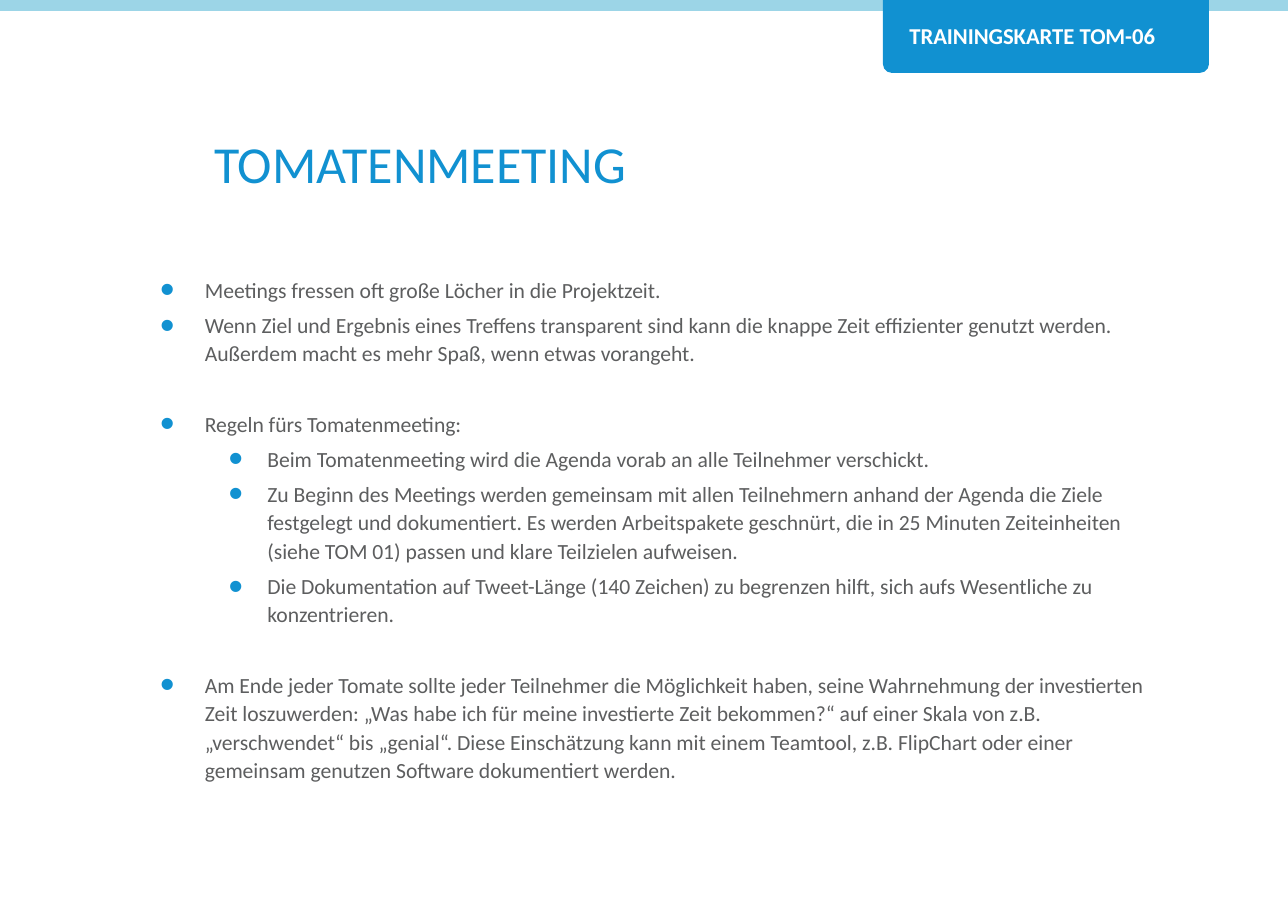
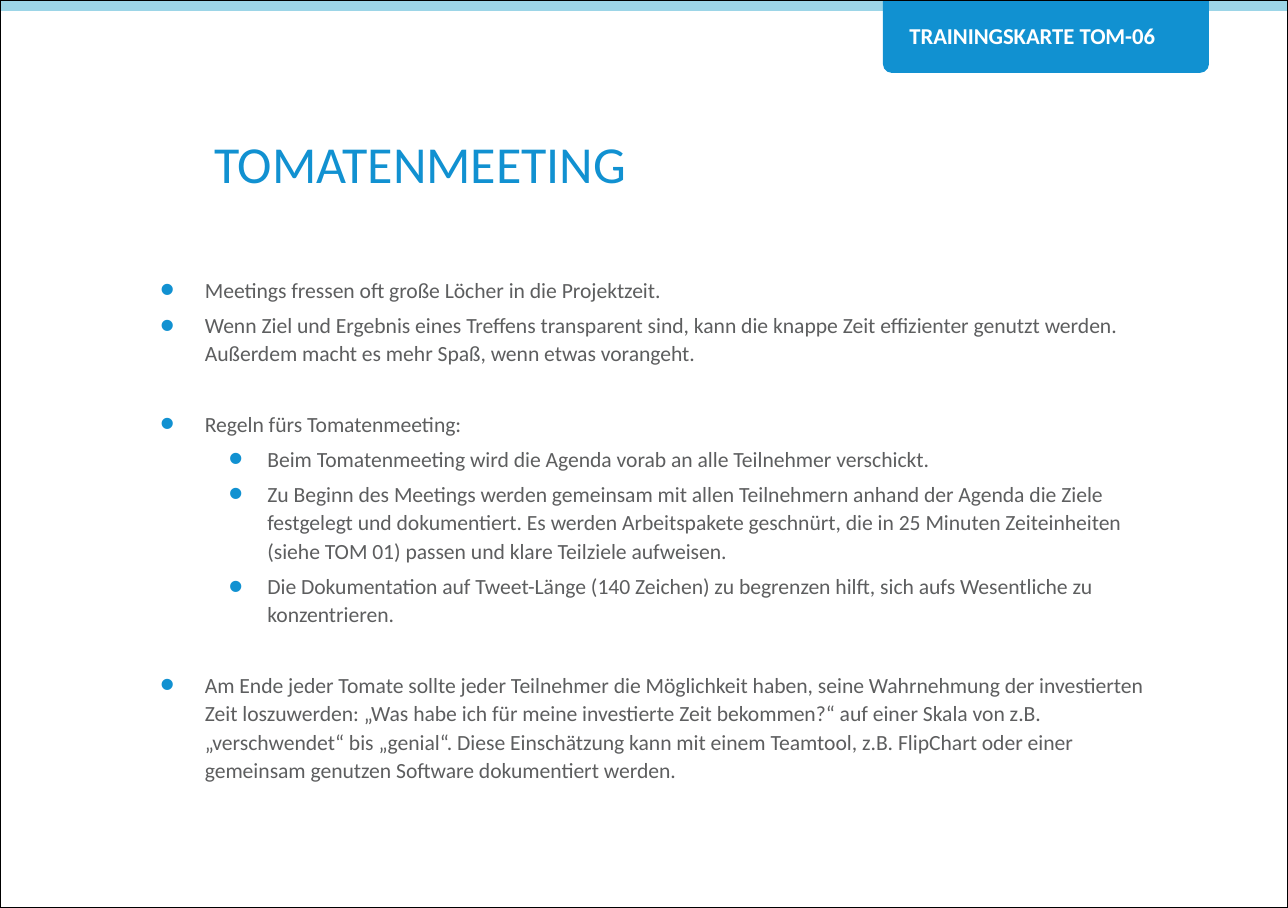
Before and after one commit to Teamtool/training-materials, a slide deck: slide 1 of agile moves/Tomtoes (TOM)/ger_TOM_06_Tomatenmeeting.pptx. Drawn at 1288x908 pixels with LibreOffice and Linux fonts; fonts in the diff are those of the drawing; background and template pictures are left out. Boxes give left, top, right and bottom in pixels: in the first picture for what was removed or moved away, otherwise in the second. Text is boxed around its words. In the diff, an @@ line names an element or a change of style, - is before the commit and + after.

```diff
--- a/agile moves/Tomtoes (TOM)/ger_TOM_06_Tomatenmeeting.pptx
+++ b/agile moves/Tomtoes (TOM)/ger_TOM_06_Tomatenmeeting.pptx
@@ rectangle added at (0, 0, 1288, 908), outline #000000 0.75 pt @@
@@ text at (205, 318, 1117, 365): text changed @@
-• Wenn Ziel und Ergebnis eines Treffens transparent sind kann die knappe Zeit effizienter genutzt werden. Außerdem macht es mehr Spaß, wenn etwas vorangeht.
+• Wenn Ziel und Ergebnis eines Treffens transparent sind, kann die knappe Zeit effizienter genutzt werden. Außerdem macht es mehr Spaß, wenn etwas vorangeht.
@@ text at (267, 487, 1120, 563): text changed @@
-  • Zu Beginn des Meetings werden gemeinsam mit allen Teilnehmern anhand der Agenda die Ziele festgelegt und dokumentiert. Es werden Arbeitspakete geschnürt, die in 25 Minuten Zeiteinheiten (siehe TOM 01) passen und klare Teilzielen aufweisen.
+  • Zu Beginn des Meetings werden gemeinsam mit allen Teilnehmern anhand der Agenda die Ziele festgelegt und dokumentiert. Es werden Arbeitspakete geschnürt, die in 25 Minuten Zeiteinheiten (siehe TOM 01) passen und klare Teilziele aufweisen.
```
Also in this commit, not shown: 1 other slide changed, 3 other files.
